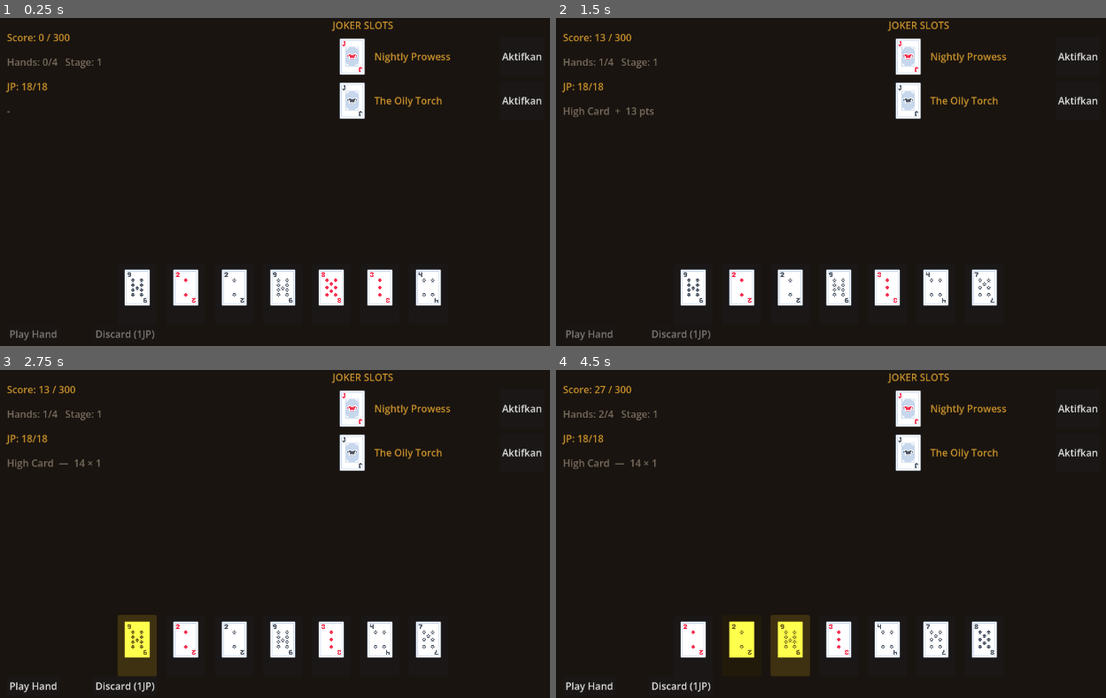
Above: before the commit, frames 1-4 (two rows, left to right).
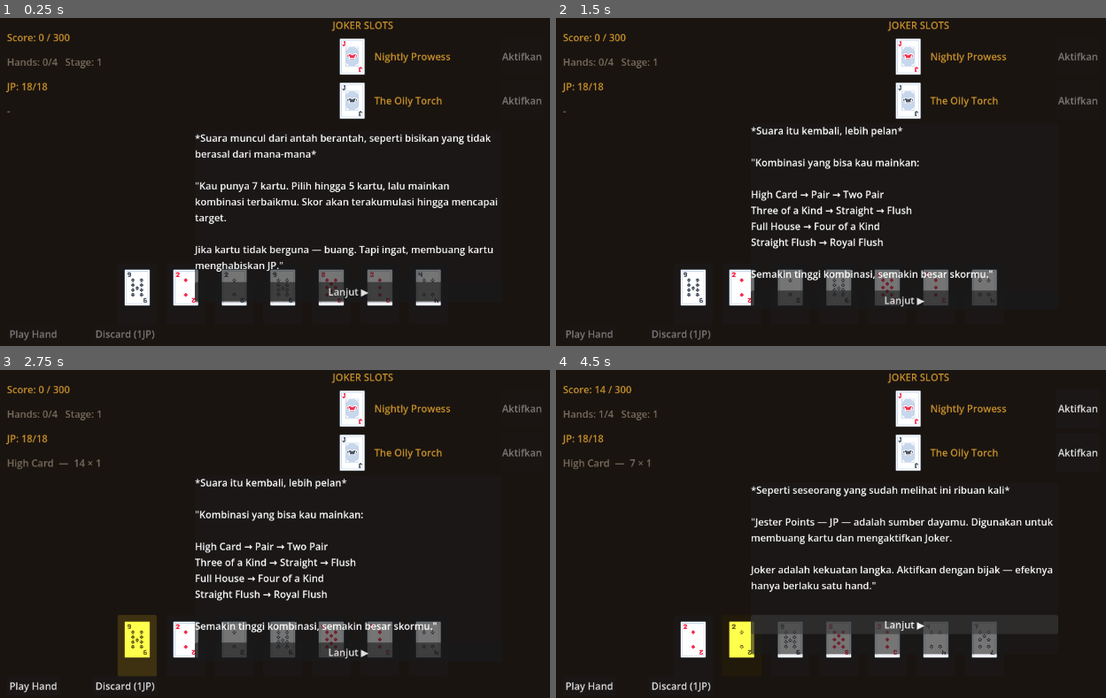
Above: after the commit, the same moments.

Repository: Jofadlan/the-jester-zero-hour
Game: Godot game, scene res://scenes/CombatScene.tscn
Same seed, same stepped clock (60 frames per second), same inputs: the game is played once before the commit and once after it. This scene is started directly instead of the project's main scene.
Inputs (mouse positions are in pixels of both pictures, inside the frame that each line leads up to):
- Up to frame 1 (0.25 s): no input
- Up to frame 2 (1.5 s): click (902, 290) at 0.5 s, where only the run after the commit has a clickable "Lanjut ▶"; click (589, 332) at 1.25 s, where only the run before the commit has a clickable "Play Hand"
- Up to frame 3 (2.75 s): click (137, 645) at 2.02 s
- Up to frame 4 (4.5 s): click "Play Hand" at 2.75 s; click (743, 645) at 3.52 s; click (792, 645) at 4.27 s

The runs differ from the first frame. In frame 1, 5.9% of the frame differs, in the area x 35-99%, y 10-87%; in frame 2, 5.5%; in frame 3, 5.3%; in frame 4, 7.3%, in the area x 7-92%, y 4-94%.

Commit message:
feat(CombatScene): add The World tutorial overlay with 4 narrative slides

Diff:
--- a/scenes/CombatScene.gd
+++ b/scenes/CombatScene.gd
@@ -24,6 +24,9 @@
 @onready var narrative_text = $UI/NarrativePanel/VBoxContainer/NarrativeText
 @onready var btn_choice1 = $UI/NarrativePanel/VBoxContainer/BtnChoice1
 @onready var btn_choice2 = $UI/NarrativePanel/VBoxContainer/BtnChoice2
+@onready var tutorial_panel = $UI/TutorialPanel
+@onready var tutorial_text = $UI/TutorialPanel/VBoxContainer/TutorialText
+@onready var btn_tutorial_next = $UI/TutorialPanel/VBoxContainer/BtnNext
 @export var card_sheet: Texture2D
 
 var evaluator: HandEvaluator
@@ -50,6 +53,17 @@
 var narrative_phases: Array = []
 var current_narrative: NarrativePhase = null
 
+var _tutorial_slides: Array[String] = [
+	"*Suara muncul dari antah berantah, seperti bisikan yang tidak berasal dari mana-mana*\n\n\"Kau punya 7 kartu. Pilih hingga 5 kartu, lalu mainkan kombinasi terbaikmu. Skor akan terakumulasi hingga mencapai target.\n\nJika kartu tidak berguna — buang. Tapi ingat, membuang kartu menghabiskan JP.\"",
+
+	"*Suara itu kembali, lebih pelan*\n\n\"Kombinasi yang bisa kau mainkan:\n\nHigh Card → Pair → Two Pair\nThree of a Kind → Straight → Flush\nFull House → Four of a Kind\nStraight Flush → Royal Flush\n\nSemakin tinggi kombinasi, semakin besar skormu.\"",
+
+	"*Seperti seseorang yang sudah melihat ini ribuan kali*\n\n\"Jester Points — JP — adalah sumber dayamu. Digunakan untuk membuang kartu dan mengaktifkan Joker.\n\nJoker adalah kekuatan langka. Aktifkan dengan bijak — efeknya hanya berlaku satu hand.\"",
+
+    "*Terakhir*\n\n\"Target skor ada di layar. Capai sebelum hands habis.\n\nJika gagal... corruption menunggu.\n\nSelamat bermain, Jester. Atau apapun yang kau putuskan untuk menjadi.\""
+]
+
+var _tutorial_index: int = 0
 
 const HAND_NAMES = {
 	0: "High Card", 1: "Pair", 2: "Two Pair",
@@ -99,6 +113,9 @@
 
 	# Force sync agar warna langsung sesuai corruption saat scene dibuka
 	UICorruptionTint.force_sync()
+
+	btn_tutorial_next.pressed.connect(_on_tutorial_next)
+	_show_tutorial()
 
 func _deal_hand():
 	deck_manager.deal_hand()
@@ -590,3 +607,31 @@
 	var names = preview.map(func(c): return c.get_display_name())
 	names.reverse()  # top of deck duluan
 	hand_type_label.text = "Deck: " + ", ".join(names) + "..."
+
+func _show_tutorial():
+	tutorial_panel.visible = true
+	btn_play.disabled = true
+	btn_discard.disabled = true
+	btn_joker1.disabled = true
+	btn_joker2.disabled = true
+	tutorial_text.text = _tutorial_slides[0]
+	btn_tutorial_next.text = "Lanjut ▶"
+
+func _on_tutorial_next():
+	_tutorial_index += 1
+	if _tutorial_index >= _tutorial_slides.size():
+		_end_tutorial()
+		return
+
+	tutorial_text.text = _tutorial_slides[_tutorial_index]
+
+	if _tutorial_index == _tutorial_slides.size() - 1:
+		btn_tutorial_next.text = "Aku mengerti"
+
+func _end_tutorial():
+	tutorial_panel.visible = false
+	btn_play.disabled = true  # tetap disabled sampai kartu dipilih
+	btn_discard.disabled = true
+	btn_joker1.disabled = false
+	btn_joker2.disabled = false
+	_tutorial_index = 0
--- a/scenes/CombatScene.tscn
+++ b/scenes/CombatScene.tscn
@@ -180,6 +180,35 @@
 [node name="BtnChoice2" type="Button" parent="UI/NarrativePanel/VBoxContainer" unique_id=1720058798]
 layout_mode = 2
 
+[node name="TutorialPanel" type="PanelContainer" parent="UI" unique_id=1111000001]
+visible = true
+custom_minimum_size = Vector2(500, 280)
+anchors_preset = 8
+anchor_left = 0.5
+anchor_top = 0.5
+anchor_right = 0.5
+anchor_bottom = 0.5
+offset_left = -250.0
+offset_top = -140.0
+offset_right = 250.0
+offset_bottom = 140.0
+grow_horizontal = 2
+grow_vertical = 2
+
+[node name="VBoxContainer" type="VBoxContainer" parent="UI/TutorialPanel" unique_id=1111000002]
+layout_mode = 2
+theme_override_constants/separation = 16
+
+[node name="TutorialText" type="Label" parent="UI/TutorialPanel/VBoxContainer" unique_id=1111000003]
+custom_minimum_size = Vector2(460, 200)
+layout_mode = 2
+autowrap_mode = 3
+text = "..."
+
+[node name="BtnNext" type="Button" parent="UI/TutorialPanel/VBoxContainer" unique_id=1111000004]
+layout_mode = 2
+text = "Lanjut ▶"
+
 [node name="Managers" type="Node" parent="." unique_id=95716239]
 
 [node name="DeckManager" type="Node" parent="Managers" unique_id=373892316]
